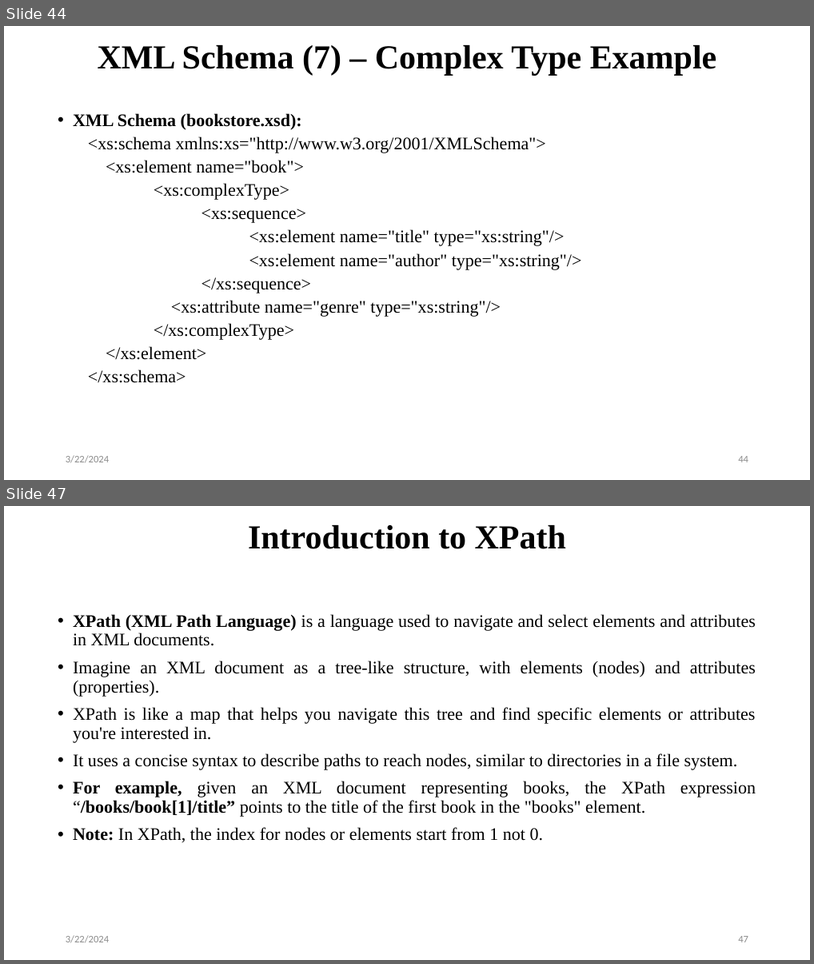
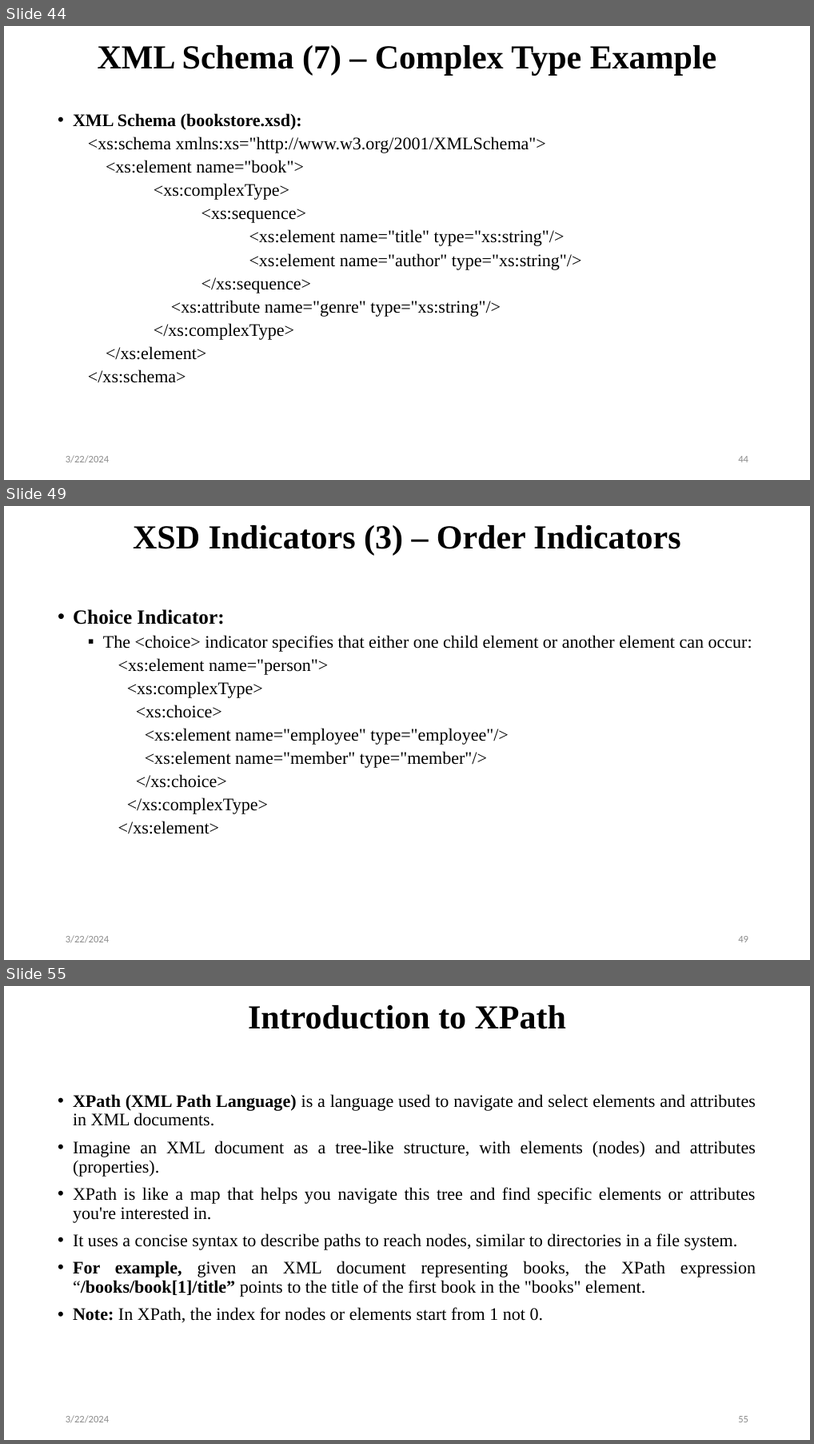
Before and after one commit to avinashmaskey22/BCA-3rd-WEB, a slide deck: Unit Three.pptx. Shown one above the other, each under a label of ours: slides 44 and 47 before the commit, slides 44, 49 and 55 after it; the slides between them are not shown. The pictures are 814x964 and 814x1444 pixels, drawn with LibreOffice and Linux fonts; fonts in the diff are those of the drawing. Boxes give left, top, right and bottom in pixels: in the first picture for what was removed or moved away, otherwise in the second. Text is boxed around its words. In the diff, an @@ line names an element or a change of style, - is before the commit and + after.

```diff
--- a/Unit Three.pptx
+++ b/Unit Three.pptx
@@ slide 49 added at box(4, 506, 810, 960), background #FFFFFF @@
@@ title added at box(133, 525, 681, 555), 40 pt, text #000000, bold @@
+XSD Indicators (3) – Order Indicators
@@ text added at box(73, 609, 753, 834), 21 pt, text #000000 @@
+• Choice Indicator:
+  ▪ The <choice> indicator specifies that either one child element or another element can occur:
+    <xs:element name="person">
+    <xs:complexType>
+    <xs:choice>
+    <xs:element name="employee" type="employee"/>
+    <xs:element name="member" type="member"/>
+    </xs:choice>
+    </xs:complexType>
+    </xs:element>
@@ text added at box(66, 935, 109, 943), 12 pt, text #8C8C8C @@
+3/22/2024
@@ page number added at box(738, 936, 749, 942), 12 pt, text #8C8C8C @@
+49
@@ what was slide 47 is now slide 55 @@
@@ page number at box(738, 1416, 749, 1422): text changed @@
-47
+55
```
Also in this commit, not shown: 2 slides changed, 7 other slides added, 2 other files.
